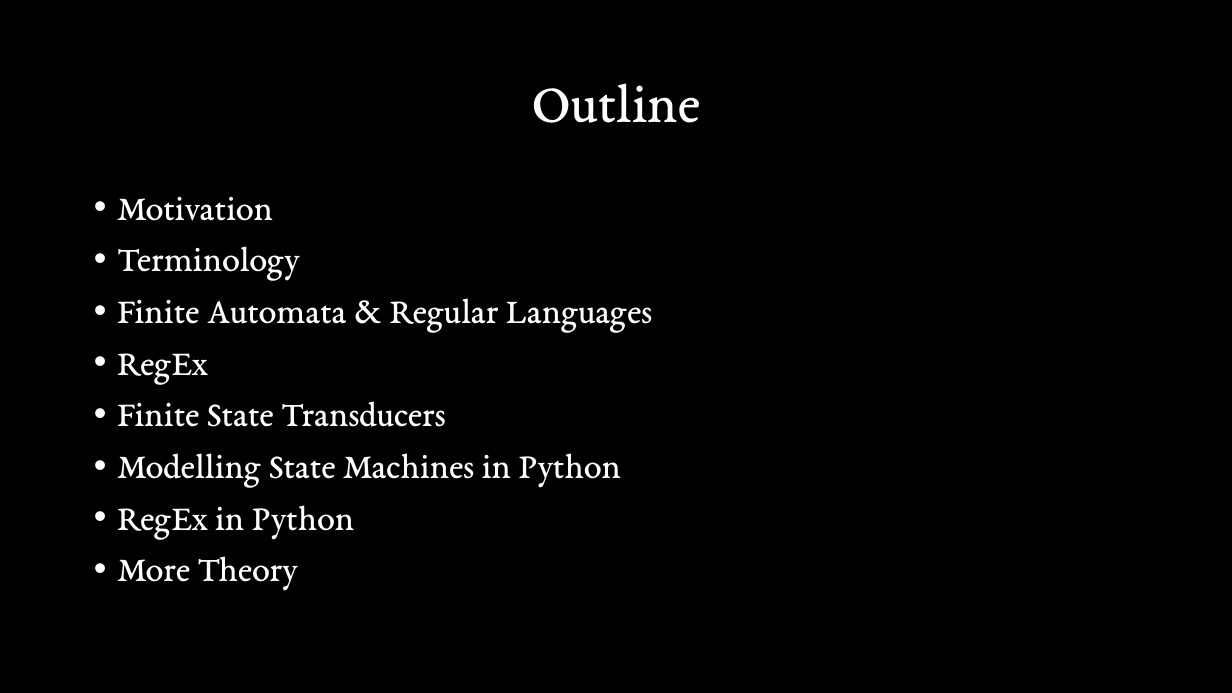
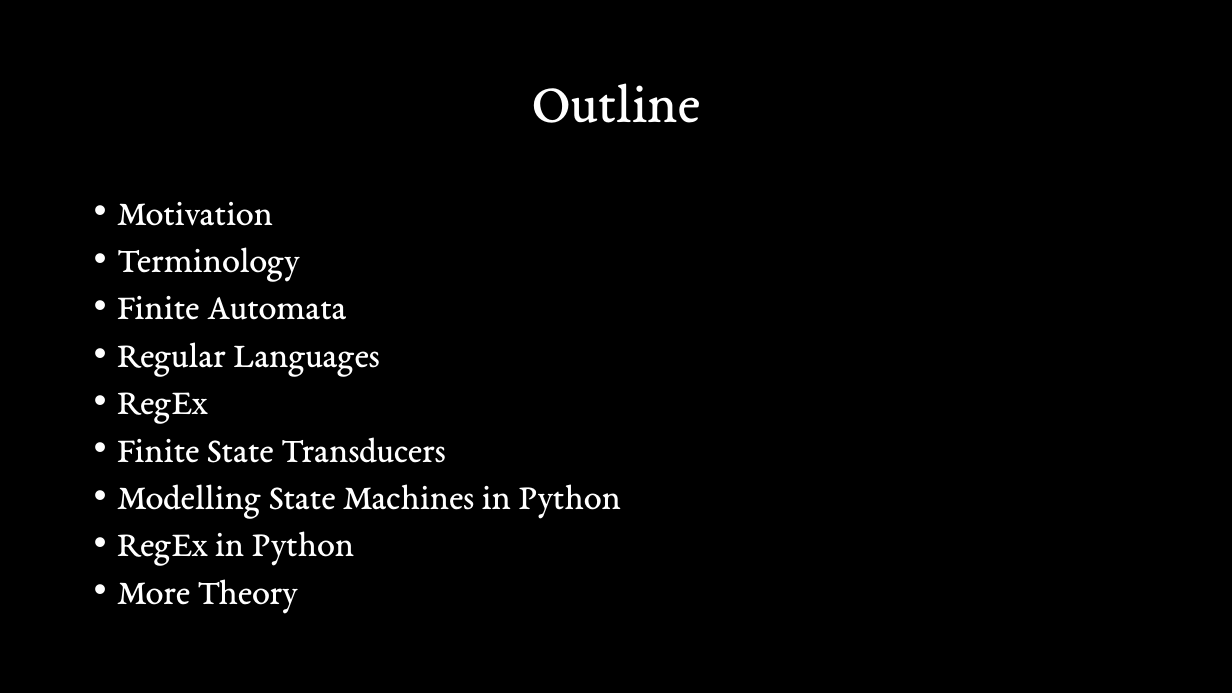
Before and after one commit to Stirling-USCC/state-machines-workshop, a slide deck: slide 3 of Presentation.pptx. Drawn at 1232x693 pixels with LibreOffice and Linux fonts; fonts in the diff are those of the drawing. Boxes give left, top, right and bottom in pixels: in the first picture for what was removed or moved away, otherwise in the second. Text is boxed around its words. In the diff, an @@ line names an element or a change of style, - is before the commit and + after.

```diff
--- a/Presentation.pptx
+++ b/Presentation.pptx
@@ text "Motivation" at [117, 202, 621, 613]: vertical alignment top to middle @@
@@ text at [117, 202, 621, 613]: line spacing 0.9 to 0.8 @@
@@ text at [117, 296, 379, 376]: text changed @@
-• Finite Automata & Regular Languages
+• Finite Automata
+• Regular Languages
```
Also in this commit, not shown: 12 other slides changed, 19 slides added, 4 slides removed.
